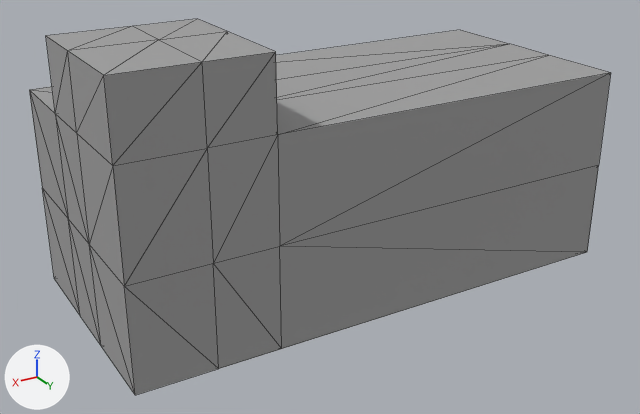
Before and after pictures for a commit that changed the FBX model Assets/Resources/101_DevelopPJHScene/8_Models/out/npchome/npchome@out_open.FBX.
One viewpoint serves both versions: a 50 mm lens placed at (5.09, 6.94, 3.39), pointed at (0.24, -1.14, -0.65). Every picture has the same lights, and +X, +Y and +Z are marked at lower left. Mesh edges are drawn as thin lines on the coarser meshes. Where no turn or scale is listed for an object, it has been applied to the vertices.
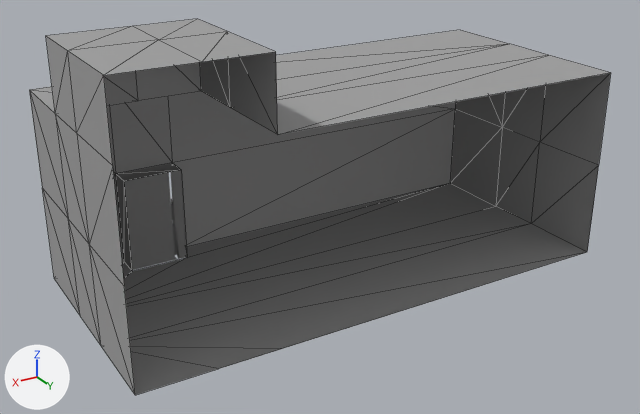
Patch to the scene script:
```diff
--- a/Assets/Resources/101_DevelopPJHScene/8_Models/out/npchome/npchome@out_open.FBX.py
+++ b/Assets/Resources/101_DevelopPJHScene/8_Models/out/npchome/npchome@out_open.FBX.py
@@ me_mesh_001 @@
 me_mesh_001.from_pydata(...)  # 52 vertices, 98 faces; spans x -2.98..2.98, y -2.69..0.04, z -1.54..1.54
 # used by ob_box001; location = (0.0, 0.0, 0.0)
 # verts and faces of me_mesh_001; kept vertices keep their numbers, new ones are numbered from 52
 # before: 2 (-2.98, 0.04, -1.54) at pixel (587, 252), 3 (2.98, 0.04, -1.54) at pixel (135, 395), 6 (-2.98, 0.04, 0.77) at pixel (610, 72), 7 (2.98, 0.04, 0.77) at pixel (112, 165), 8 (1.4, 0.04, -1.54) at pixel (281, 348)
 # before: 11 (1.4, 0.04, 0.77) at pixel (277, 134), 12 (2.11, 0.04, -1.54) at pixel (218, 368), 15 (2.11, 0.04, 0.77) at pixel (207, 148), 18 (2.98, 0.04, -0.38) at pixel (124, 286), 19 (-2.98, 0.04, -0.38) at pixel (598, 165)
 # before: 21 (2.11, 0.04, -0.38) at pixel (213, 263), 23 (1.4, 0.04, -0.38) at pixel (279, 246), 44 (2.98, 0.04, 1.54) at pixel (103, 75), 45 (2.11, 0.04, 1.54) at pixel (202, 61), 46 (1.4, 0.04, 1.54) at pixel (275, 51)
+# me_mesh_001 part 1
+delete_vertices([15, 21, 23])  # with the faces that use them
+delete_faces([(3, 12, 18), (7, 45, 44)])
 me_mesh_001.materials.append(mat_03___default)
```

Location of each change, (x1, y1, x2, y2) in pixels of the pictures (640 x 414 px):
part 1 of me_mesh_001, deleted
    before: (104, 52, 611, 395)
'Object001', unchanged, uncovered by the edit
    after: (120, 166, 187, 270)
